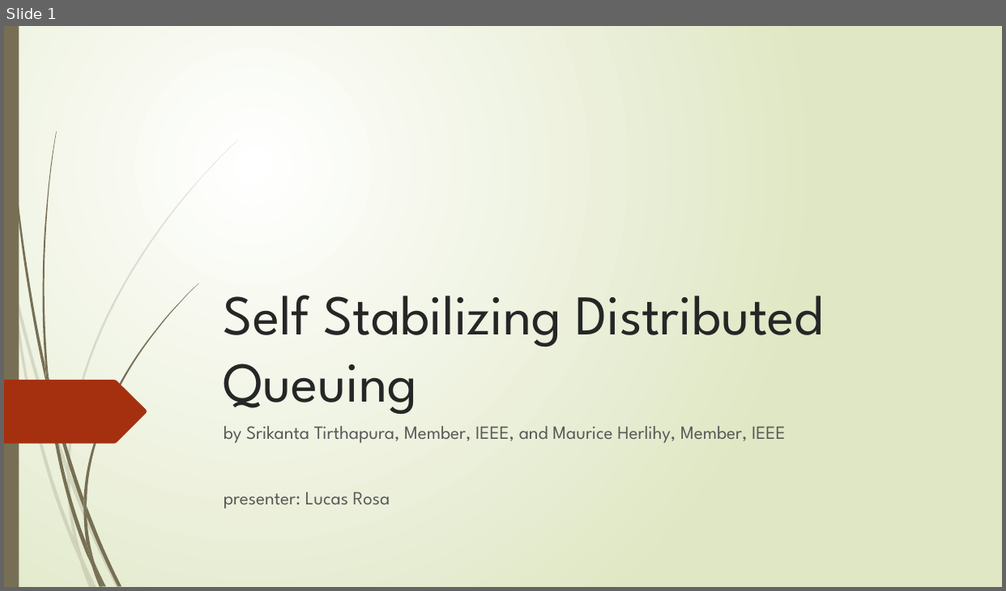
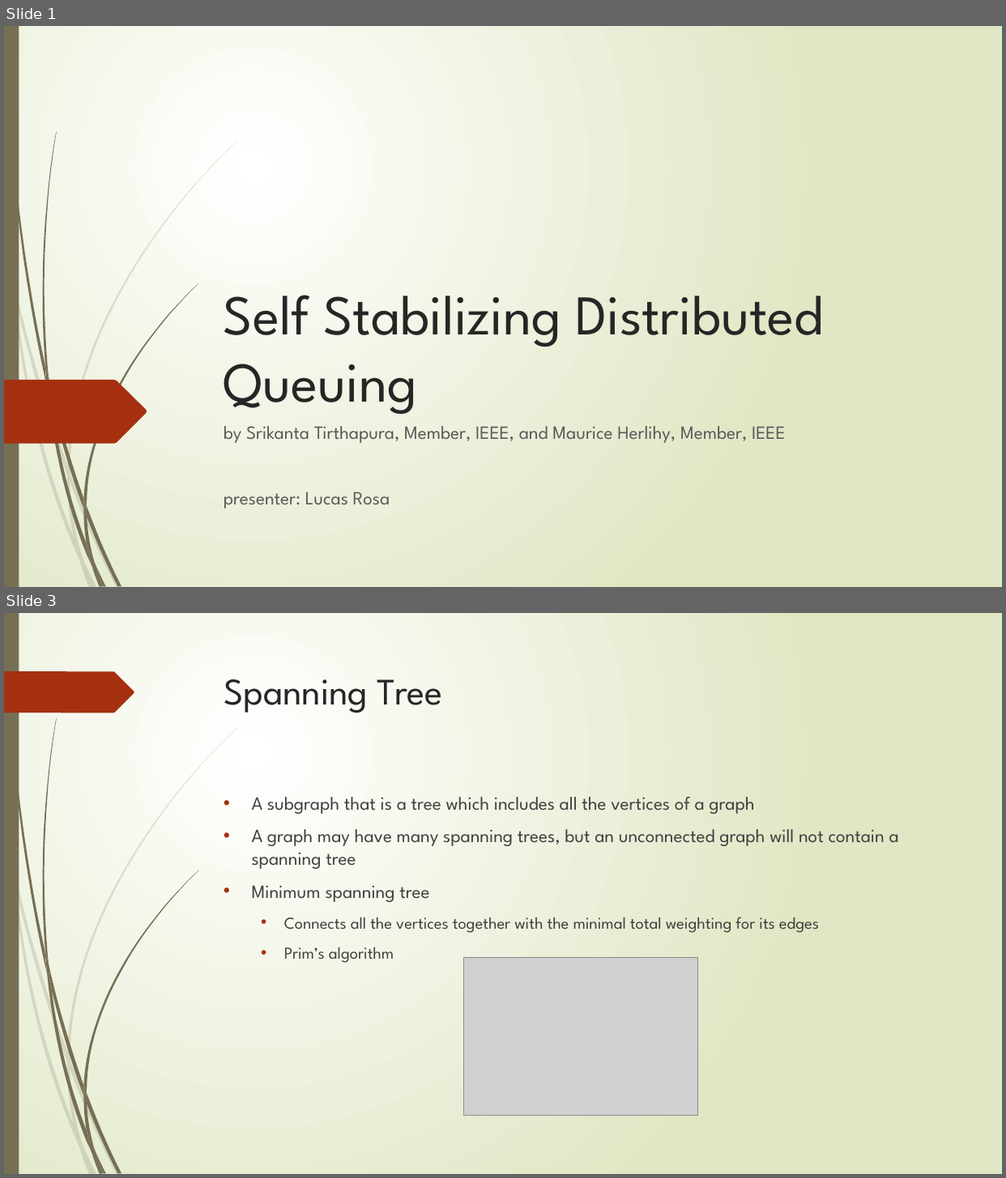
Before and after one commit to rvcas/Distributed-Computing, a slide deck: presentation/datastructure_presentation.pptx. Shown one above the other, each under a label of ours: slide 1 before the commit, slides 1 and 3 after it; the slides between them are not shown. The pictures are 1006x591 and 1006x1178 pixels, drawn with LibreOffice and Linux fonts; fonts in the diff are those of the drawing; grey boxes stand for pictures. Boxes give left, top, right and bottom in pixels: in the first picture for what was removed or moved away, otherwise in the second. Text is boxed around its words. In the diff, an @@ line names an element or a change of style, - is before the commit and + after.

```diff
--- a/presentation/datastructure_presentation.pptx
+++ b/presentation/datastructure_presentation.pptx
@@ slide 3 added at [4,613,1002,1174], background gradient #FFFFFF to #DFE8C4; not listed: 23 template elements that a slide beside it also shows @@
@@ freeform shape added at [4,671,134,713], fill #A53010 @@
@@ title added at [224,679,443,713], 36 pt, text #262626 @@
+Spanning Tree
@@ text added at [252,797,899,963], 18 pt, text #404040 @@
+• A subgraph that is a tree which includes all the vertices of a graph
+• A graph may have many spanning trees, but an unconnected graph will not contain a spanning tree
+• Minimum spanning tree
+  • Connects all the vertices together with the minimal total weighting for its edges
+  • Prim’s algorithm
@@ picture added at [463,958,699,1115] @@
```
Also in this commit, not shown: 3 other slides added.
